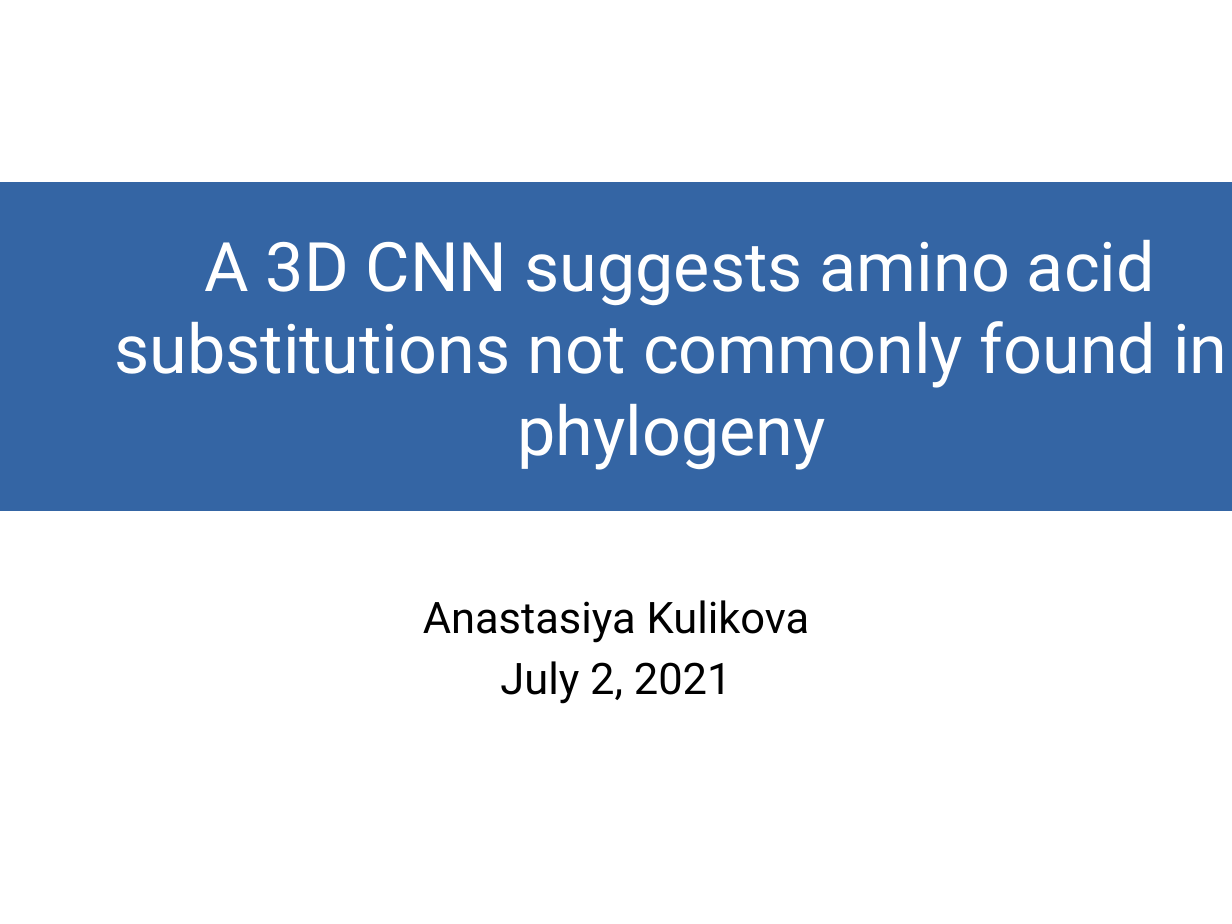
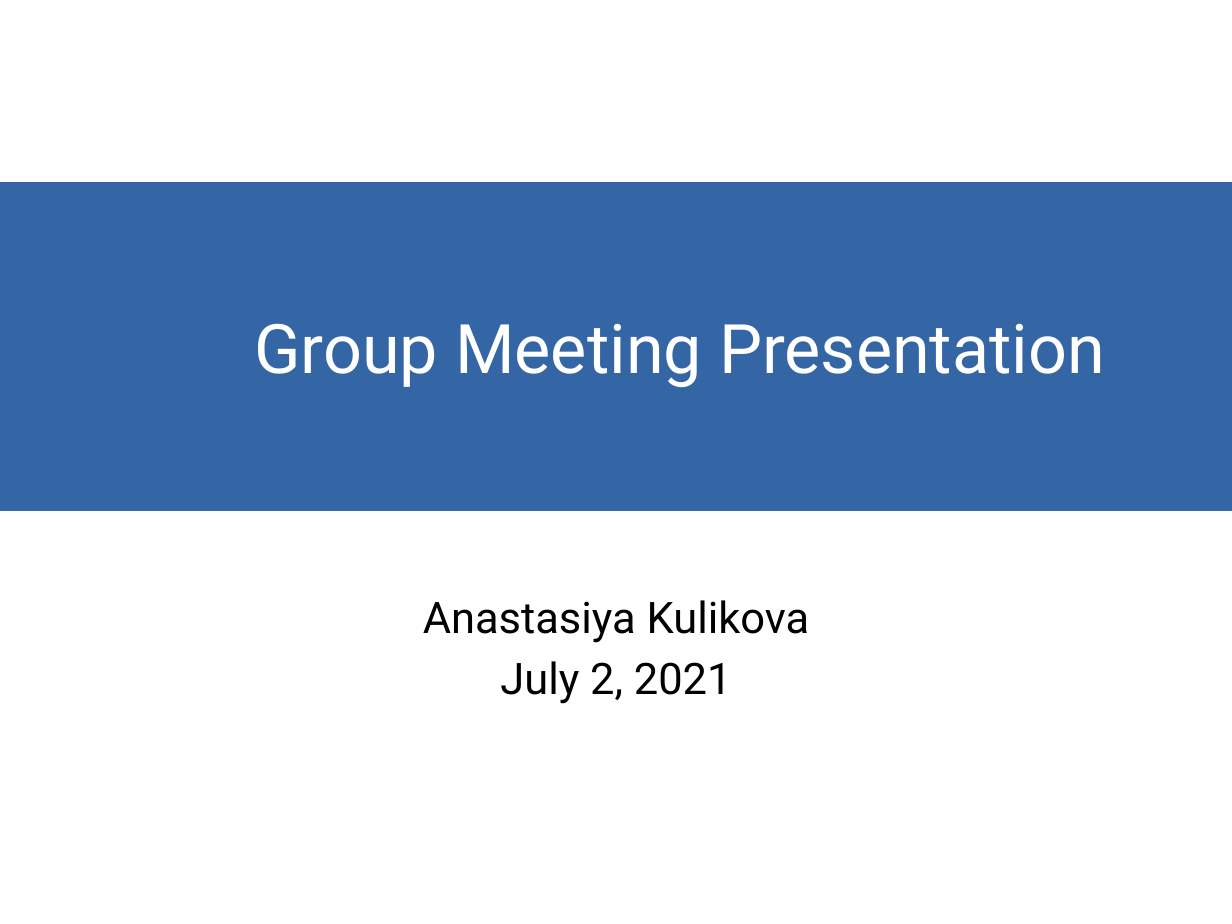
Before and after one commit to akulikova64/CNN_protein_landscape, a slide deck: slide 1 of present_7_2_21.odp. Drawn at 1232x924 pixels with LibreOffice and Linux fonts; fonts in the diff are those of the drawing. Boxes give left, top, right and bottom in pixels: in the first picture for what was removed or moved away, otherwise in the second. Text is boxed around its words. In the diff, an @@ line names an element or a change of style, - is before the commit and + after.

```diff
--- a/present_7_2_21.odp
+++ b/present_7_2_21.odp
@@ subtitle at [254, 323, 1105, 388]: text changed @@
-A 3D CNN suggests amino acid substitutions not commonly found in phylogeny
+Group Meeting Presentation
```
Also in this commit, not shown: 13 other slides changed, 27 slides added, 16 slides removed, 10 other files.
